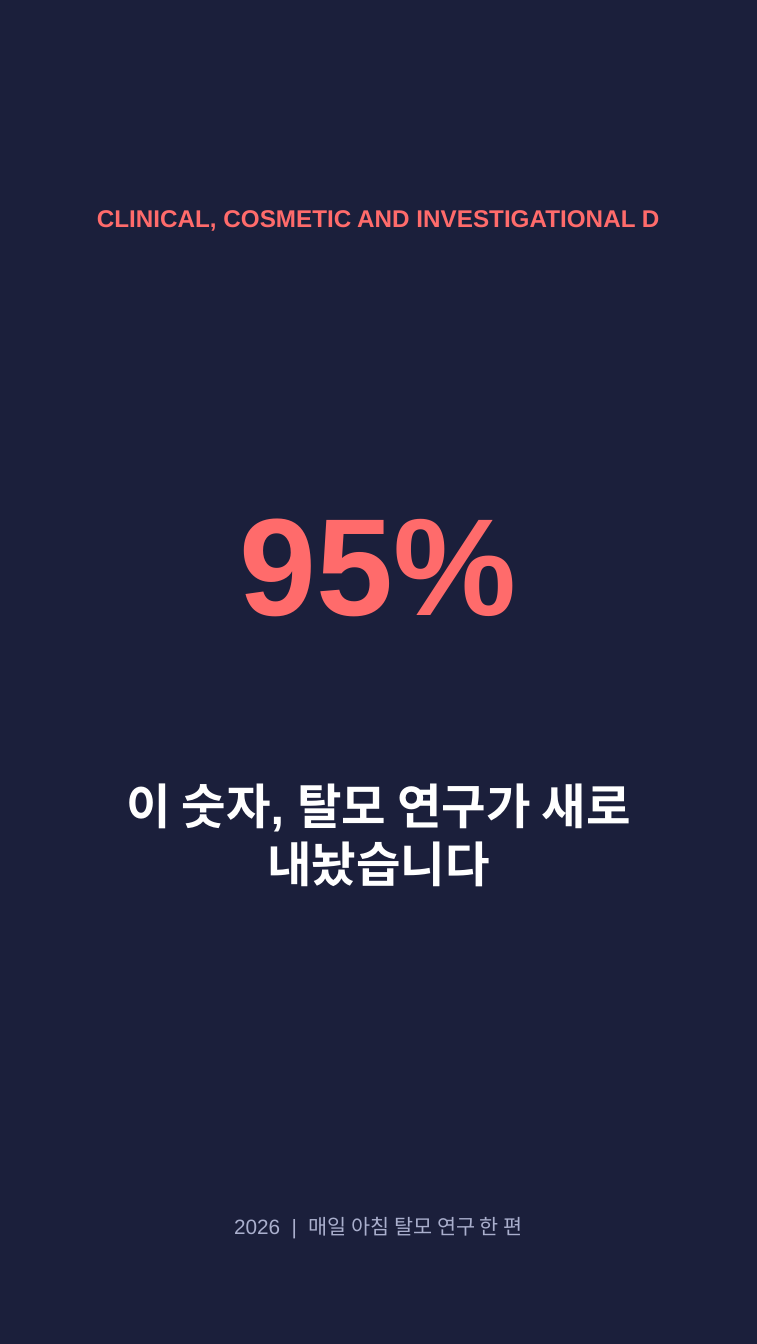
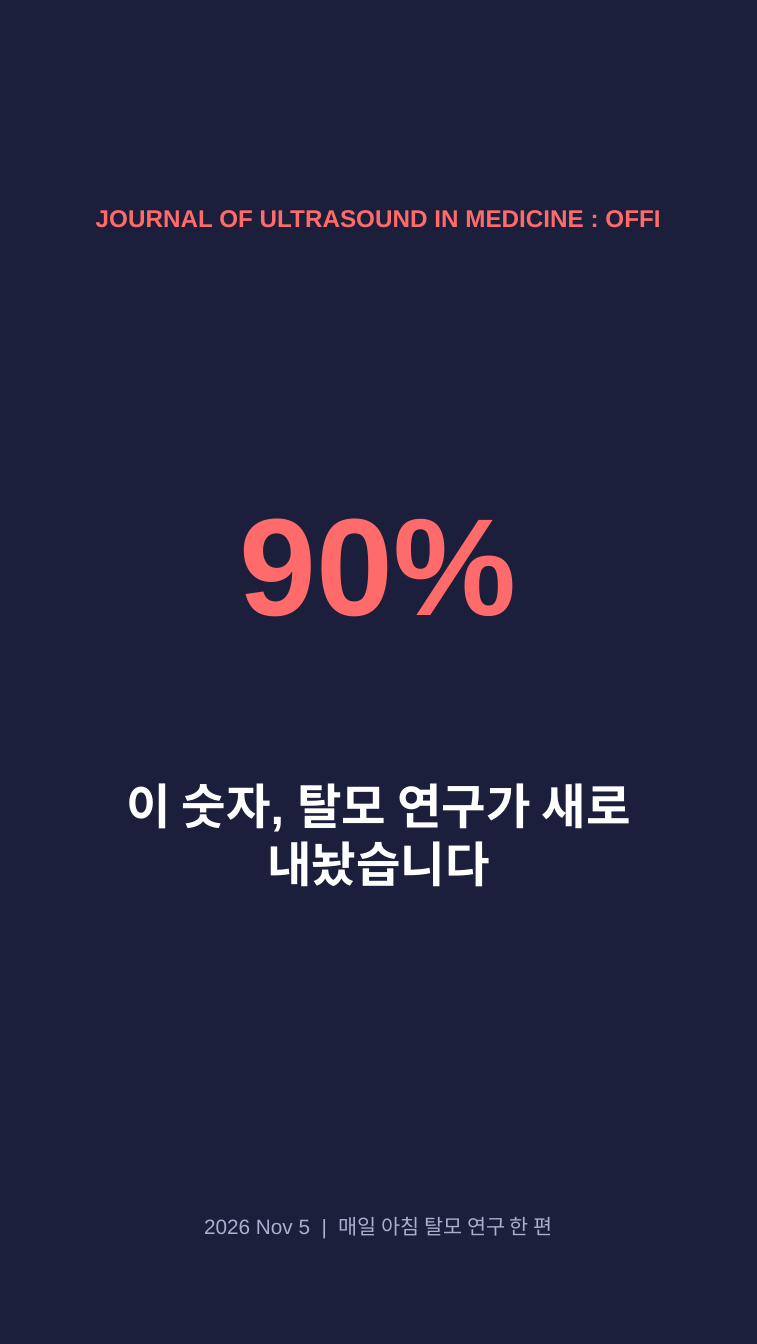
Before and after one commit to hyokang2010-BJ-ANTH/product-builder-test, a slide deck: slide 1 of pwa/data/latest/slides.pptx. Drawn at 757x1344 pixels with LibreOffice and Linux fonts; fonts in the diff are those of the drawing. Boxes give left, top, right and bottom in pixels: in the first picture for what was removed or moved away, otherwise in the second. Text is boxed around its words. In the diff, an @@ line names an element or a change of style, - is before the commit and + after.

```diff
--- a/pwa/data/latest/slides.pptx
+++ b/pwa/data/latest/slides.pptx
@@ text at [96,210,660,228]: text changed @@
-CLINICAL, COSMETIC AND INVESTIGATIONAL D
+JOURNAL OF ULTRASOUND IN MEDICINE : OFFI
@@ text at [240,518,517,617]: text changed @@
-95%
+90%
@@ text at [204,1217,553,1236]: text changed @@
-2026 | 매일 아침 탈모 연구 한 편
+2026 Nov 5 | 매일 아침 탈모 연구 한 편
```
Also in this commit, not shown: 1 other slide changed, 4 slides added, 7 slides removed, 27 other files.
